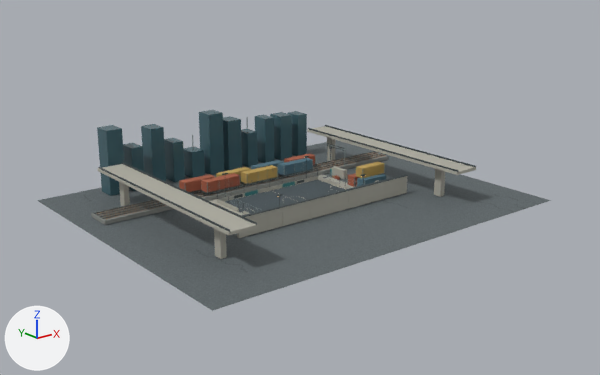
What one commit did to the glTF model tbfc-arcade/art/stadiums/the-gulch.glb.
Both versions are drawn from a 50 mm lens placed at (-122.0, -154.9, 64.8), pointed at (-0.8, -3.4, 4.2). The lights are fixed; the arrows at lower left show +X, +Y and +Z. The picture after the commit comes second. Where no turn or scale is listed for an object, it has been applied to the vertices.

The older version as bpy lines, for what is in view:
```python
ob_environment_architecture = bpy.data.objects.new('ENVIRONMENT_ARCHITECTURE', me_sunken_industrial_ground)
ob_environment_architecture.location = (0.0, 0.0, 0.0)
ob_environment_architecture.rotation_euler = (0.0, 3.142, 0.0)  # degrees (0, 180, 0)
ob_environment_architecture.scale = (-1.0, -1.0, -1.0)
ob_railway_infrastructure = bpy.data.objects.new('RAILWAY_INFRASTRUCTURE', me_unit_box_323)
ob_railway_infrastructure.location = (0.0, 16.0, 0.5)
ob_railway_infrastructure.rotation_euler = (0.0, 3.142, 0.0)  # degrees (0, 180, 0)
ob_railway_infrastructure.scale = (-90.0, -7.0, -1.0)
ob_retaining_wall = bpy.data.objects.new('RETAINING_WALL', me_unit_box_215)
ob_retaining_wall.location = (-24.0, -13.2, 2.3)
ob_retaining_wall.rotation_euler = (0.0, 3.142, 0.0)  # degrees (0, 180, 0)
ob_retaining_wall.scale = (-3.96, -0.7, -4.6)
# also in view: 'COURT_SURFACE' at (0.0, 0.0, -0.1); 'PARKED_BOXCARS' at (0.0, 14.4, 2.9); 'DISTANT_SKYLINE' at (-2.3, 34.0, 8.4); 'ANIMATED_ENVIRONMENT' at (-0.8, 17.6, 3.0)
```
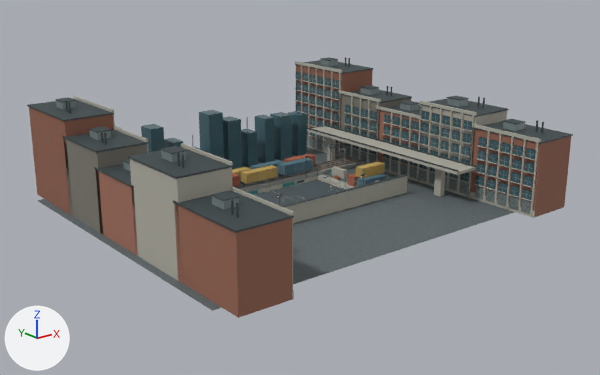
Pixel boxes [x1, y1, x2, y2] of what changed, in the pictures (600 x 375 px):
'HORIZON_BUILDINGS_WEST', added
    after: [27, 96, 294, 318]
    faces in mat_fired_brick_02 (brown #956552): [174, 203, 292, 318]
    faces in mat_charcoal_steel (dark grey #424d50): [27, 97, 294, 233]
    faces in mat_warm_concrete (grey #afada2): [74, 96, 294, 299]
    faces in mat_fired_brick_01 (brown #8f604d): [29, 107, 114, 215]
    faces in mat_brick_mortar (grey #7c796f): [64, 139, 147, 234]
'HORIZON_BUILDINGS_EAST', added
    after: [295, 57, 573, 218]
    faces in mat_warm_concrete (grey #afada2): [295, 61, 541, 218]
    faces in mat_charcoal_steel (dark grey #424d50): [295, 57, 573, 213]
    faces in mat_smoky_blue_glazing (dark cyan #486c76): [296, 72, 535, 200]
    faces in mat_fired_brick_02 (brown #956552): [467, 129, 571, 217]
    faces in mat_galvanized_fence (grey #899797): [296, 59, 534, 214]
'RAILWAY_INFRASTRUCTURE', unchanged, covered by the edit
    before: [91, 143, 388, 225]
    after: [237, 143, 365, 192]

Diff of the bpy script that builds the scene:
```diff
--- a/tbfc-arcade/art/stadiums/the-gulch.glb.py
+++ b/tbfc-arcade/art/stadiums/the-gulch.glb.py
@@ mat_fired_brick_02 @@
+mat_fired_brick_02 = principled_material('Fired brick 02')
+mat_fired_brick_02.base_color = (0.3, 0.129, 0.085)  # brown #956552
+mat_fired_brick_02.roughness = 0.85
@@ mat_fired_brick_01 @@
+mat_fired_brick_01 = principled_material('Fired brick 01')
+mat_fired_brick_01.base_color = (0.275, 0.117, 0.075)  # brown #8f604d
+mat_fired_brick_01.roughness = 0.85
@@ mat_fired_brick_04 @@
+mat_fired_brick_04 = principled_material('Fired brick 04')
+mat_fired_brick_04.base_color = (0.35, 0.153, 0.105)  # brown #a06d5b
+mat_fired_brick_04.roughness = 0.85
@@ me_unit_box_323_1 @@
+me_unit_box_323_1.from_pydata(...)  # 6108 vertices, 9212 faces; spans x -0.52..0.56, y -3.91..0.51, z -0.5..1.12
+# faces by material slot: [12, 1596, 3692, 1176, 2700, 12, 12, 12]
+me_unit_box_323_1.materials.append(mat_fired_brick_02)  # brown #956552
+me_unit_box_323_1.materials.append(mat_warm_concrete)  # grey #afada2
+me_unit_box_323_1.materials.append(mat_charcoal_steel)  # dark grey #424d50
+me_unit_box_323_1.materials.append(mat_smoky_blue_glazing)  # dark cyan #486c76
+me_unit_box_323_1.materials.append(mat_galvanized_fence)  # grey #899797
+me_unit_box_323_1.materials.append(mat_fired_brick_04)  # brown #a06d5b
+me_unit_box_323_1.materials.append(mat_brick_mortar)  # grey #7c796f
+me_unit_box_323_1.materials.append(mat_fired_brick_01)  # brown #8f604d
@@ me_unit_box_1059 @@
+me_unit_box_1059.from_pydata(...)  # 6708 vertices, 10112 faces; spans x -0.56..0.52, y -3.91..0.51, z -0.5..1.05
+# faces by material slot: [12, 1776, 3872, 1356, 3060, 12, 12, 12]
+me_unit_box_1059.materials.append(mat_fired_brick_02)  # brown #956552
+me_unit_box_1059.materials.append(mat_warm_concrete)  # grey #afada2
+me_unit_box_1059.materials.append(mat_charcoal_steel)  # dark grey #424d50
+me_unit_box_1059.materials.append(mat_smoky_blue_glazing)  # dark cyan #486c76
+me_unit_box_1059.materials.append(mat_galvanized_fence)  # grey #899797
+me_unit_box_1059.materials.append(mat_fired_brick_04)  # brown #a06d5b
+me_unit_box_1059.materials.append(mat_brick_mortar)  # grey #7c796f
+me_unit_box_1059.materials.append(mat_fired_brick_01)  # brown #8f604d
@@ ob_horizon_buildings_west @@
+ob_horizon_buildings_west = bpy.data.objects.new('HORIZON_BUILDINGS_WEST', me_unit_box_323_1)
+ob_horizon_buildings_west.location = (-42.0, -35.0, 7.8)
+ob_horizon_buildings_west.rotation_euler = (0.0, 3.142, 0.0)  # degrees (0, 180, 0)
+ob_horizon_buildings_west.scale = (-12.0, -20.4, -16.0)
@@ ob_horizon_buildings_east @@
+ob_horizon_buildings_east = bpy.data.objects.new('HORIZON_BUILDINGS_EAST', me_unit_box_1059)
+ob_horizon_buildings_east.location = (42.0, -35.0, 8.8)
+ob_horizon_buildings_east.rotation_euler = (0.0, 3.142, 0.0)  # degrees (0, 180, 0)
+ob_horizon_buildings_east.scale = (-12.0, -20.4, -18.0)
```
